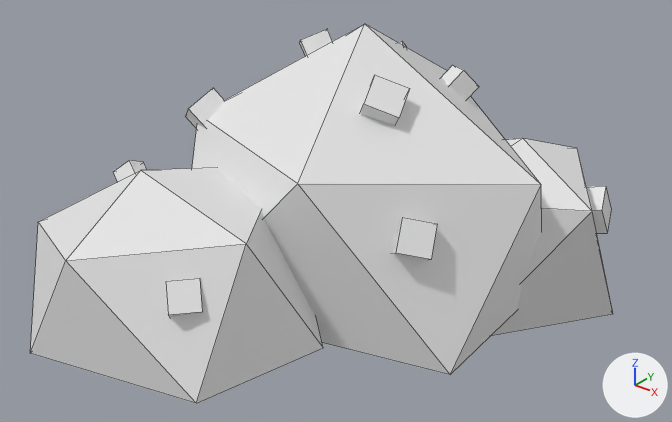
One commit to the FBX model Unity-Genetica/Assets/Models/berryBush.fbx: the scene before it, then after it.
Rendered twice from a 50 mm lens placed at (2.98, -3.96, 2.27), pointed at (-0.08, -0.14, -0.1). Every picture has the same lights, and +X, +Y and +Z are marked at lower right. Mesh edges are drawn as thin lines. Vertices at the same position are counted once.
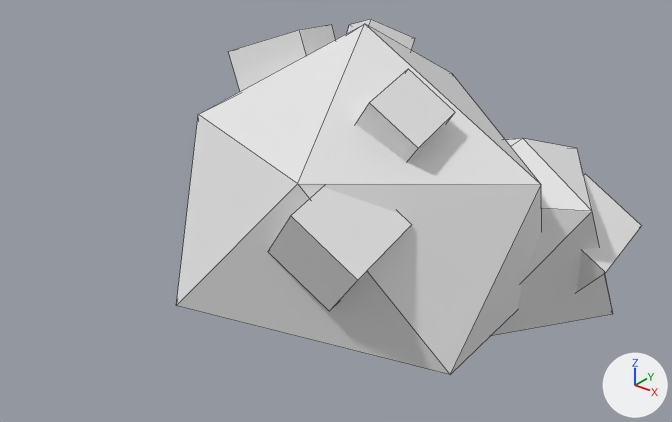
What differs and where, as boxes [x1, y1, x2, y2] in the pictures (672 x 422 px; the box of a moved part takes in the faces that stretch with it):
'Icosphere', reshaped (20% narrower, 6% shorter)
    before: [30, 24, 613, 403]
    after: [176, 19, 641, 375]
part 1 of me_icosphere, moved or reshaped
    before: [300, 29, 332, 56]
    after: [228, 24, 336, 91]
part 2 of me_icosphere, moved or reshaped
    before: [442, 65, 479, 99]
    after: [347, 19, 415, 50]
part 3 of me_icosphere, moved or reshaped
    before: [185, 88, 225, 129]
    after: [356, 69, 455, 162]
part 4 of me_icosphere, added
    after: [576, 174, 641, 292]
part 5 of me_icosphere, added
    after: [268, 187, 412, 311]
part 6 of me_icosphere, deleted
    before: [30, 42, 611, 403]

The edits, one by one:
me_icosphere is used by ob_icosphere; location (0.0, 0.0, 0.0).
me_icosphere had 116 vertices, 108 faces and spanned x -1.54..1.26, y -1.78..1.72, z -0.79..0.98.
me_icosphere now has 62 vertices, 60 faces and spans x -1.25..1.36, y -1.01..1.41, z -0.79..0.98.
me_icosphere part 1: the loose piece of 8 vertices spanning x -0.78..-0.47, y 0.25..0.5, z 0.52..0.8 is multiplied about its middle by the matrix ((2.404, 1.263, 0.158), (-1.221, 2.383, -0.477), (-0.36, 0.351, 2.673)), then moved by (0.01, -0.27, -0.11).
me_icosphere part 2: the loose piece of 8 vertices spanning x 0.06..0.3, y 0.58..0.85, z 0.39..0.62 is multiplied about its middle by the matrix ((0.167, -1.696, 1.359), (2.126, 0.412, 0.253), (-0.454, 1.306, 1.686)), then moved by (-0.71, 0.12, 0.02).
me_icosphere part 3: the loose piece of 8 vertices spanning x -0.92..-0.62, y -0.58..-0.29, z 0.27..0.59 is multiplied about its middle by the matrix ((1.673, -0.135, -0.378), (0.214, 1.67, 0.351), (0.339, -0.388, 1.641)), then moved by (1.21, 0.18, 0.17).
me_icosphere part 4: the loose piece of 8 vertices spanning x 0.06..0.3, y 0.58..0.85, z 0.39..0.62 is copied, and the copy is multiplied about its middle by the matrix ((-1.446, -2.455, -0.247), (2.43, -1.367, -0.636), (0.428, -0.531, 2.778)), then moved by (0.87, -0.01, -0.75); it spans x 0.73..1.36, y 0.4..1.0, z -0.6..0.11.
me_icosphere part 5: the loose piece of 8 vertices spanning x -0.92..-0.62, y -0.58..-0.29, z 0.27..0.59 is copied, and the copy is multiplied about its middle by the matrix ((2.237, -0.18, -0.505), (0.286, 2.233, 0.469), (0.454, -0.519, 2.194)), then moved by (1.17, -0.28, -0.31); it spans x 0.09..0.72, y -1.01..-0.42, z -0.24..0.47.
me_icosphere part 6: 8 loose pieces with 70 vertices, spanning x -1.54..1.22, y -1.78..1.72, z -0.68..0.82, are deleted.
